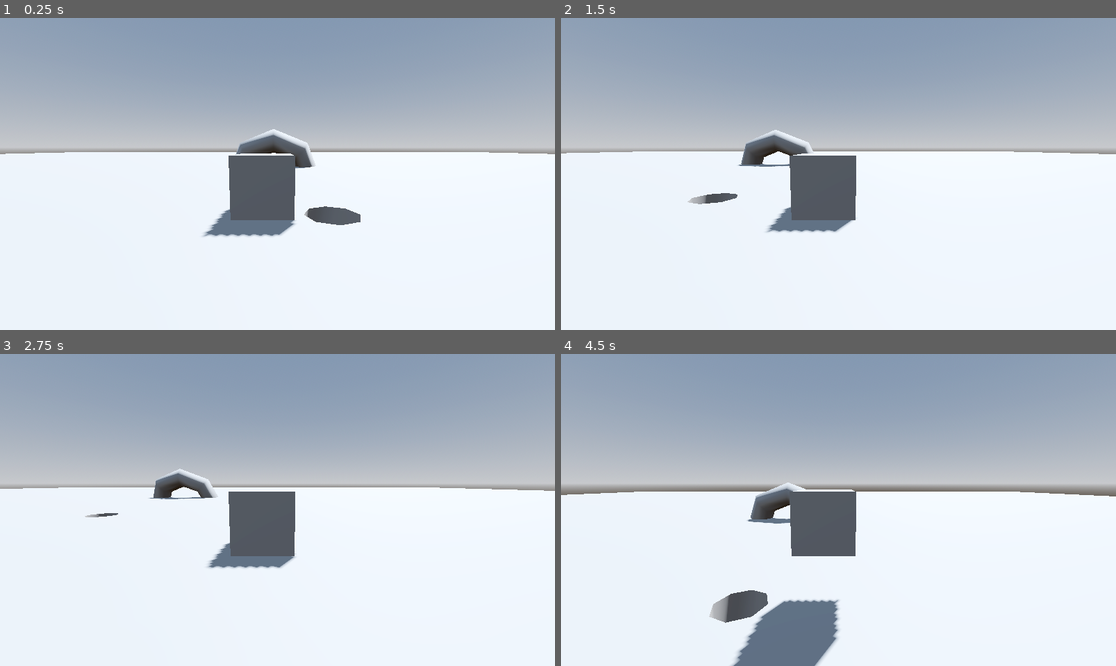
Above: before the commit, frames 1-4 (two rows, left to right).
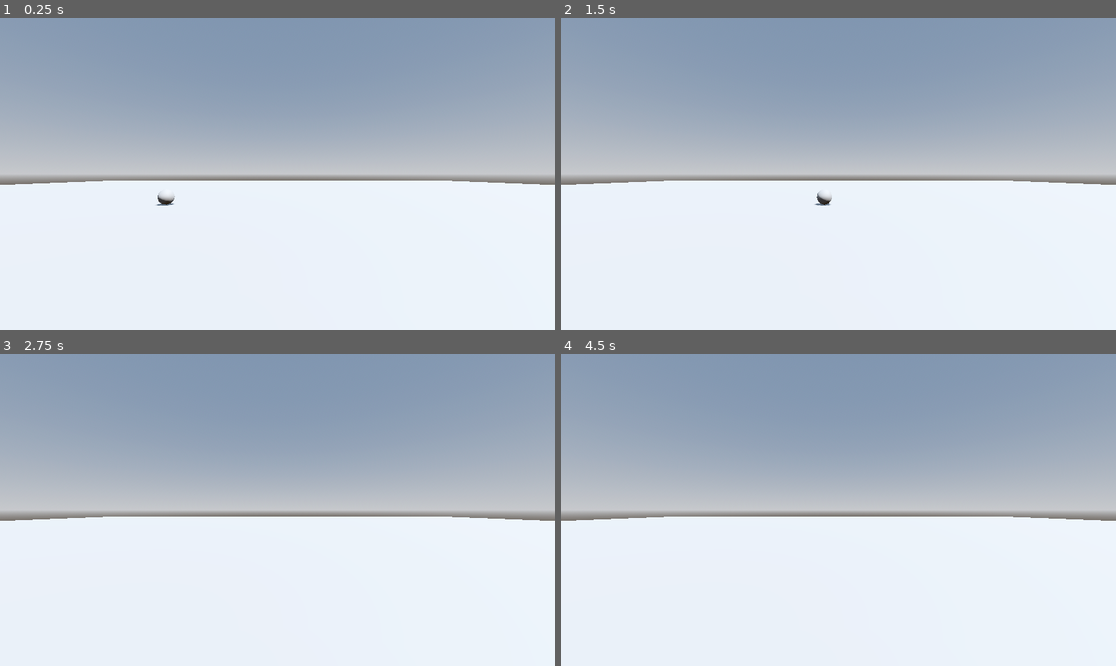
Above: after the commit, the same moments.

Repository: bsu-cs315/3d-demo
Game: Godot game, scene res://world.tscn
The game is run twice, just before and just after one commit, with the same random seed, the same clock (stepped at 60 frames per second) and the same inputs.
Inputs:
- Up to frame 1 (0.25 s): no input
- Up to frame 2 (1.5 s): tap Enter (ui_accept) at 0.5, 0.77, 0.8, 1.07, 1.35 s; hold Right (ui_right) 0.53-1.28 s; tap Space (launch, bound only after the commit) at 0.6 s; hold Down (ui_down) from 1.28 s (still down)
- Up to frame 3 (2.75 s): tap Enter (ui_accept) at 1.52, 1.82, 2.3 s; tap Space (launch, bound only after the commit) at 1.55, 2.1 s; release Down (ui_down) at 2.03 s; hold Right (ui_right) from 2.03 s (still down)
- Up to frame 4 (4.5 s): release Right (ui_right) at 2.78 s; hold Up (ui_up) 2.78-3.53 s; tap Space (launch, bound only after the commit) at 2.85, 4.35 s; tap Enter (ui_accept) at 3.02, 3.32, 3.6, 3.77, 4.07 s; hold Left (ui_left) from 3.53 s (still down)

The runs differ from the first frame. In frame 1, 14% of the frame differs, in the area x 0-100%, y 35-71%; in frame 2, 14%; in frame 3, 14%; in frame 4, 17%, in the area x 0-100%, y 37-100%.

Commit message:
Replace character with rigidbody bird

Diff:
--- /dev/null
+++ b/project/bird/bird.tscn
@@ -0,0 +1,10 @@
+[gd_scene load_steps=2 format=3 uid="uid://b8sxbmveohcii"]
+
+[sub_resource type="SphereShape3D" id="SphereShape3D_dwqrh"]
+
+[node name="Bird" type="RigidBody3D"]
+
+[node name="CSGSphere3D" type="CSGSphere3D" parent="."]
+
+[node name="CollisionShape3D" type="CollisionShape3D" parent="."]
+shape = SubResource("SphereShape3D_dwqrh")
--- a/project/character/player_character.gd
+++ /dev/null
@@ -1,28 +0,0 @@
-extends CharacterBody3D
-
-
-const SPEED = 5.0
-const JUMP_VELOCITY = 4.5
-
-
-func _physics_process(delta: float) -> void:
-	# Add the gravity.
-	if not is_on_floor():
-		velocity += get_gravity() * delta
-
-	# Handle jump.
-	if Input.is_action_just_pressed("ui_accept") and is_on_floor():
-		velocity.y = JUMP_VELOCITY
-
-	# Get the input direction and handle the movement/deceleration.
-	# As good practice, you should replace UI actions with custom gameplay actions.
-	var input_dir := Input.get_vector("ui_left", "ui_right", "ui_up", "ui_down")
-	var direction := (transform.basis * Vector3(input_dir.x, 0, input_dir.y)).normalized()
-	if direction:
-		velocity.x = direction.x * SPEED
-		velocity.z = direction.z * SPEED
-	else:
-		velocity.x = move_toward(velocity.x, 0, SPEED)
-		velocity.z = move_toward(velocity.z, 0, SPEED)
-
-	move_and_slide()
--- a/project/character/player_character.tscn
+++ /dev/null
@@ -1,16 +0,0 @@
-[gd_scene load_steps=3 format=3 uid="uid://dn2tdps4hrcxc"]
-
-[ext_resource type="Script" path="res://character/player_character.gd" id="1_kgpvs"]
-
-[sub_resource type="BoxShape3D" id="BoxShape3D_mm6gj"]
-
-[node name="PlayerCharacter" type="CharacterBody3D"]
-script = ExtResource("1_kgpvs")
-
-[node name="CSGBox3D" type="CSGBox3D" parent="."]
-
-[node name="CollisionShape3D" type="CollisionShape3D" parent="."]
-shape = SubResource("BoxShape3D_mm6gj")
-
-[node name="Camera3D" type="Camera3D" parent="."]
-transform = Transform3D(1, 0, 0, 0, 0.99157, 0.129574, 0, -0.129574, 0.99157, 0.23335, 0.62489, 3.5509)
--- a/project/project.godot
+++ b/project/project.godot
@@ -14,3 +14,11 @@
 run/main_scene="res://world.tscn"
 config/features=PackedStringArray("4.3", "Forward Plus")
 config/icon="res://icon.svg"
+
+[input]
+
+launch={
+"deadzone": 0.5,
+"events": [Object(InputEventKey,"resource_local_to_scene":false,"resource_name":"","device":-1,"window_id":0,"alt_pressed":false,"shift_pressed":false,"ctrl_pressed":false,"meta_pressed":false,"pressed":false,"keycode":0,"physical_keycode":32,"key_label":0,"unicode":32,"location":0,"echo":false,"script":null)
+]
+}
--- /dev/null
+++ b/project/world.gd
@@ -0,0 +1,7 @@
+extends Node3D
+
+@export var power := 10.0
+
+func _physics_process(_delta: float) -> void:
+	if Input.is_action_just_pressed("launch"):
+		$Bird.apply_impulse(Vector3.FORWARD * power)
--- a/project/world.tscn
+++ b/project/world.tscn
@@ -1,6 +1,7 @@
-[gd_scene load_steps=6 format=3 uid="uid://b6qvoucnq1bsy"]
+[gd_scene load_steps=7 format=3 uid="uid://b6qvoucnq1bsy"]
 
-[ext_resource type="PackedScene" uid="uid://dn2tdps4hrcxc" path="res://character/player_character.tscn" id="1_4gyn4"]
+[ext_resource type="PackedScene" uid="uid://b8sxbmveohcii" path="res://bird/bird.tscn" id="1_3rmlg"]
+[ext_resource type="Script" path="res://world.gd" id="1_si5bc"]
 
 [sub_resource type="ProceduralSkyMaterial" id="ProceduralSkyMaterial_fq1t8"]
 sky_horizon_color = Color(0.64625, 0.65575, 0.67075, 1)
@@ -19,6 +20,7 @@
 size = Vector3(100, 1, 100)
 
 [node name="World" type="Node3D"]
+script = ExtResource("1_si5bc")
 
 [node name="DirectionalLight3D" type="DirectionalLight3D" parent="."]
 transform = Transform3D(-0.866025, -0.433013, 0.25, 0, 0.5, 0.866025, -0.5, 0.75, -0.433013, 0, 0, 0)
@@ -27,23 +29,18 @@
 [node name="WorldEnvironment" type="WorldEnvironment" parent="."]
 environment = SubResource("Environment_45ure")
 
-[node name="PlayerCharacter" parent="." instance=ExtResource("1_4gyn4")]
-
 [node name="StaticBody3D" type="StaticBody3D" parent="."]
 
 [node name="Land" type="CSGBox3D" parent="StaticBody3D"]
 transform = Transform3D(1, 0, 0, 0, 1, 0, 0, 0, 1, 0, -1.33439, 0)
 size = Vector3(100, 1, 100)
 
-[node name="CSGCylinder3D" type="CSGCylinder3D" parent="StaticBody3D/Land"]
-transform = Transform3D(1, 0, 0, 0, 1, 0, 0, 0, 1, 1.19604, 0, 0.0934932)
-operation = 2
-
-[node name="CSGTorus3D" type="CSGTorus3D" parent="StaticBody3D/Land"]
-transform = Transform3D(1, 0, 0, 0, -0.315401, -0.948959, 0, 0.948959, -0.315401, 0, 0, -9.47279)
-inner_radius = 1.447
-outer_radius = 2.894
-
 [node name="CollisionShape3D" type="CollisionShape3D" parent="StaticBody3D"]
 transform = Transform3D(1, 0, 0, 0, 1, 0, 0, 0, 1, 0, -1.33439, 0)
 shape = SubResource("BoxShape3D_ayuak")
+
+[node name="Bird" parent="." instance=ExtResource("1_3rmlg")]
+transform = Transform3D(1, 0, 0, 0, 1, 0, 0, 0, 1, 0, -0.33439, 7.22075)
+
+[node name="Camera3D" type="Camera3D" parent="."]
+transform = Transform3D(-4.37114e-08, 0, 1, 0, 1, 0, -1, 0, -4.37114e-08, 13.1927, 1.15133, 0)
